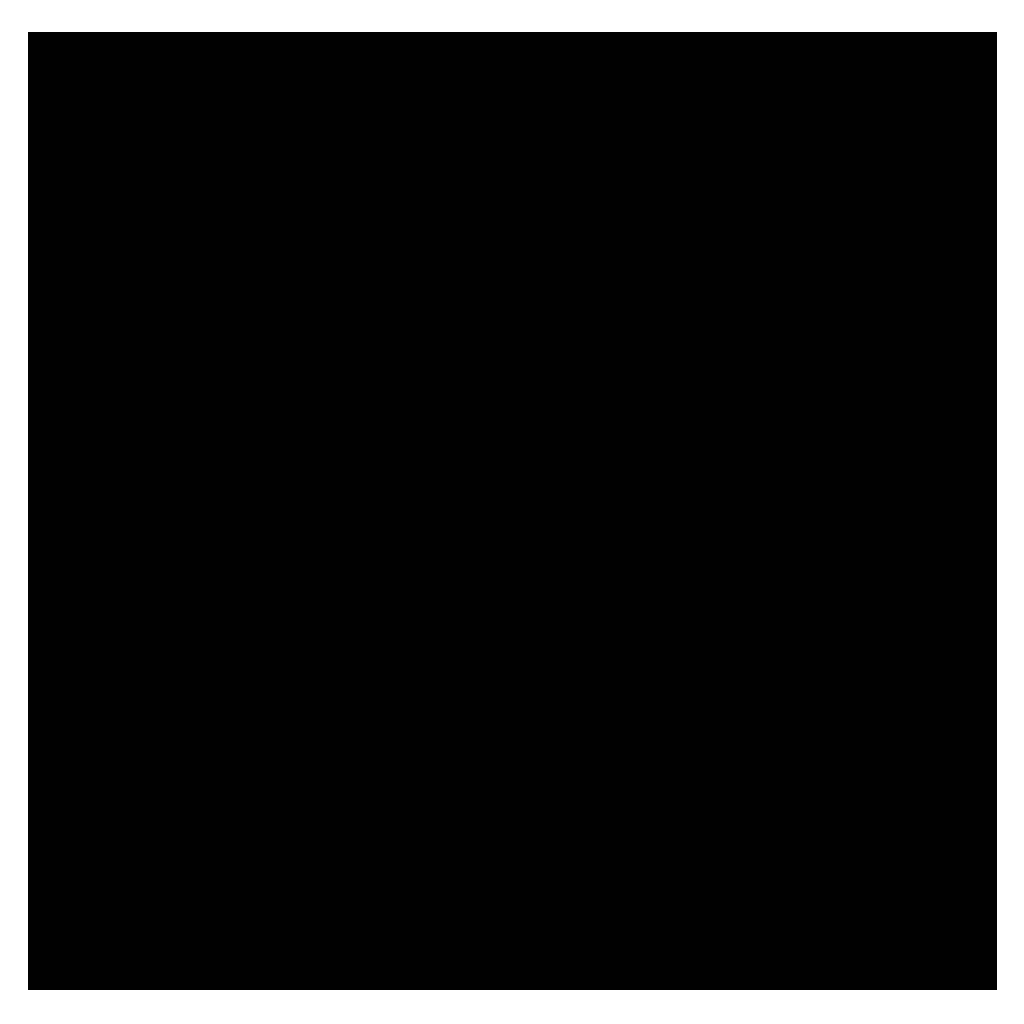
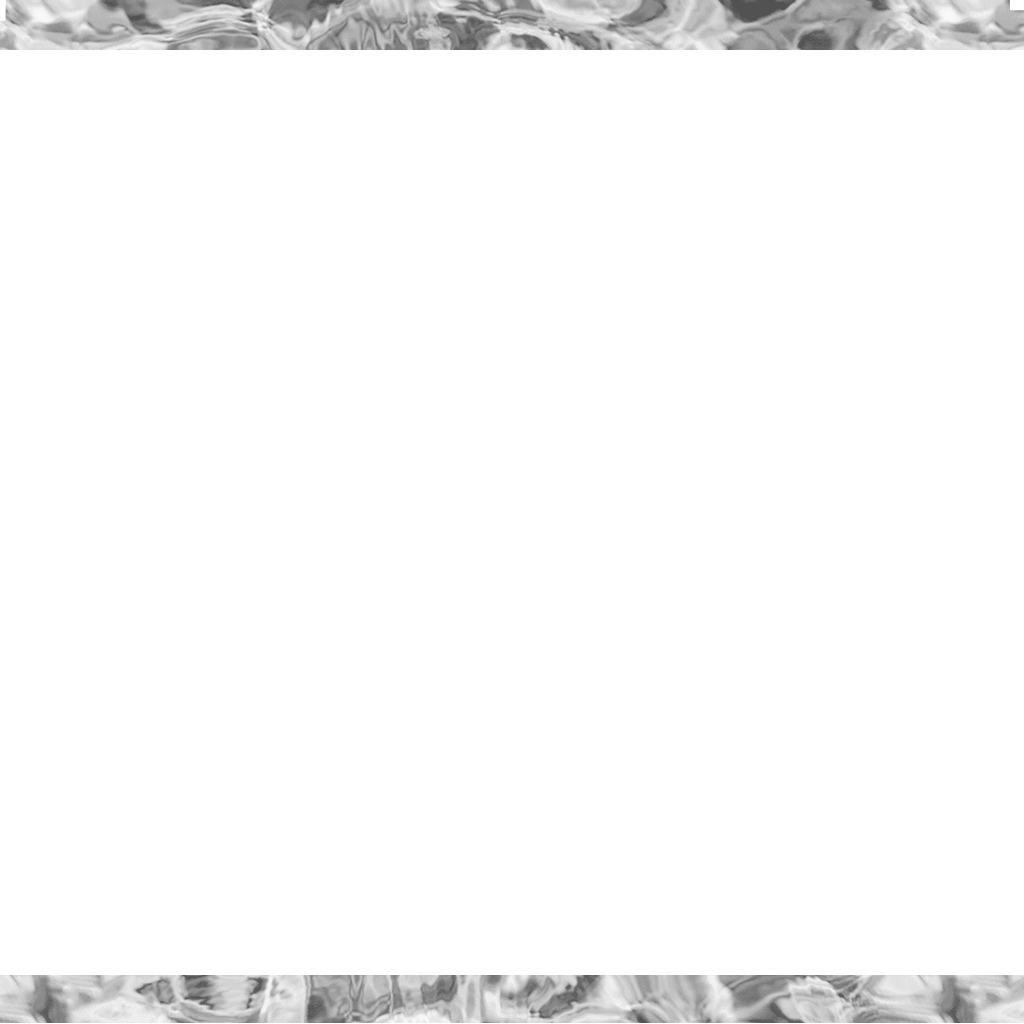
The second 1024px x 1024px image is a revision of the first. Changes to its layers:
painted on "Layer 7 copy" over <box>0,0,1024,1023</box>
"Layer 9": opacity 100% → 50%, painted on it over <box>0,11,1024,1023</box>